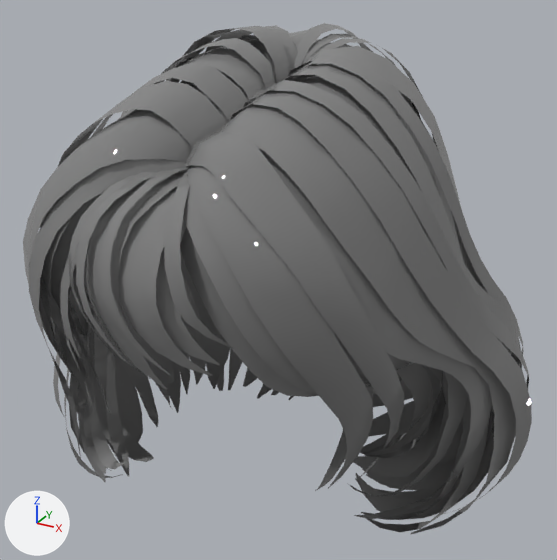
What one commit did to the FBX model Assets/Character_Basic/Standard/Girl/Mesh/Ch_F_Girl_Hair_001.FBX.
Both versions are drawn from a 50 mm camera at (0.186, -0.315, 1.741) aimed at (0.004, 0.015, 1.576). Arrows for +X, +Y and +Z are at lower left; the lights stay in place. Where no turn or scale is listed for an object, it has been applied to the vertices.

The older version as bpy lines, for what is in view:
```python
me_mesh = bpy.data.meshes.new('Mesh')
me_mesh.from_pydata(...)  # 3096 vertices, 3170 faces; spans x -0.126..0.139, y -0.115..0.15, z 1.452..1.704
me_mesh.materials.append(mat_mi_ch_f_bh_01)  # grey #808080
# before: 204 (-0.093, -0.03, 1.601), 206 (-0.096, -0.025, 1.586), 1494 (-0.107, -0.024, 1.489), 1500 (-0.106, -0.009, 1.54) at pixel (94, 314), 1501 (-0.103, 0.012, 1.543)
# before: 1502 (-0.097, -0.007, 1.56), 1503 (-0.087, 0.011, 1.565), 1505 (-0.078, 0.01, 1.584), 1957 (-0.047, 0.076, 1.619), 1959 (-0.043, 0.07, 1.636)
# before: 1961 (-0.05, 0.08, 1.6)
# before: 980 (-0.055, 0.09, 1.467), 981 (-0.053, 0.073, 1.462) at pixel (246, 386), 982 (-0.054, 0.072, 1.462) at pixel (243, 386), 983 (-0.059, 0.086, 1.47) at pixel (247, 365)
ob_ch_f_girl_hair_001 = bpy.data.objects.new('Ch_F_Girl_Hair_001', me_mesh)
ob_ch_f_girl_hair_001.location = (0.0, 0.0, 0.0)
```
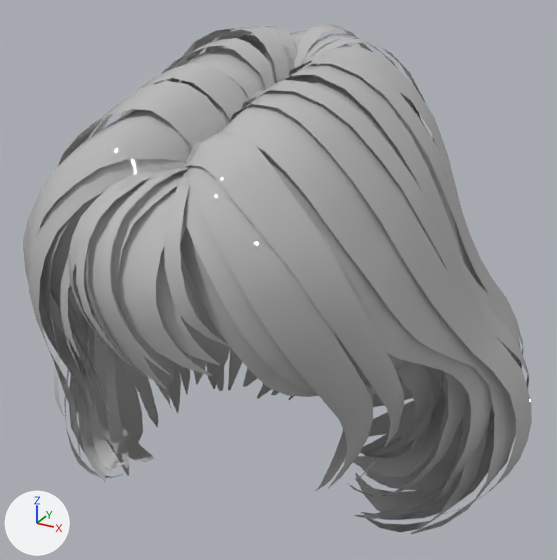
Commit message: 头发模型更新

Changed parts and their boxes [x1, y1, x2, y2] in the pictures (557 x 560 px; the box of a moved part takes in the faces that stretch with it):
part 1 of me_mesh, moved or reshaped
    before: [88, 315, 119, 407]
    after: [88, 313, 119, 407]
part 2 of me_mesh, moved or reshaped
    before: [187, 60, 447, 281]
    after: [192, 60, 447, 281]
part 3 of me_mesh, moved or reshaped
    both: [244, 368, 253, 387]
part 4 of me_mesh, recoloured
    both: [23, 23, 532, 534]

The change in detail:
Material '02 - Default' (mat_02___default) is new.
Its base color is (0.5, 0.5, 0.5) (grey #bcbcbc).
Its roughness is 0.0.
me_mesh is used by ob_ch_f_girl_hair_001; location (0.0, 0.0, 0.0).
Verts and faces of me_mesh; kept vertices keep their numbers, new ones are numbered from 3096.
me_mesh had 3096 vertices, 3170 faces and spanned x -0.126..0.139, y -0.115..0.15, z 1.452..1.704.
me_mesh now has 3098 vertices, 3172 faces and spans x -0.126..0.139, y -0.115..0.15, z 1.452..1.704.
Part 1, on me_mesh:
Vertex 204 moves to (-0.091, -0.03, 1.601).
Vertex 206 moves to (-0.095, -0.025, 1.586).
Vertex 1494 moves to (-0.107, -0.022, 1.489).
Vertex 1500 moves to (-0.107, -0.01, 1.54).
Vertex 1501 moves to (-0.104, 0.012, 1.543).
Vertex 1502 moves to (-0.098, -0.009, 1.56).
Vertex 1503 moves to (-0.092, 0.013, 1.567).
Vertex 1505 moves to (-0.083, 0.012, 1.586).
Vertex 1957 moves to (-0.05, 0.082, 1.621).
Vertex 1959 moves to (-0.045, 0.075, 1.638).
Vertex 1961 moves to (-0.052, 0.084, 1.6).
Part 2, on me_mesh:
12 faces are deleted.
5 vertices in x 0.004..0.086, y -0.074..-0.024, z 1.631..1.683 move by (-0.001, 0.0, 0.0).
4 vertices in x 0.007..0.02, y -0.059..-0.039, z 1.67..1.677 move by (0.001, 0.0, 0.0).
3 vertices in x 0.07..0.079, y 0.018..0.045, z 1.662..1.676 move by (0.0, -0.001, 0.0).
3 vertices in x 0.062..0.073, y -0.043..-0.029, z 1.658..1.669 move by (-0.001, 0.0, -0.001).
9 vertices move from x 0.009..0.063, y -0.081..0.04, z 1.661..1.686 to x 0.009..0.063, y -0.082..0.038, z 1.661..1.686.
2 vertices are added at (0.004, -0.029, 1.688), (0.002, -0.043, 1.683).
14 new faces join them.
Part 3, on me_mesh:
Faces deleted: (980, 981, 982), (980, 982, 983).
New faces: (980, 981, 983), (981, 982, 983).
me_mesh part 4: 3152 faces spanning x -0.126..0.139, y -0.115..0.15, z 1.452..1.704 switch from mat_mi_ch_f_bh_01 (grey #808080) to mat_02___default (grey #bcbcbc).
